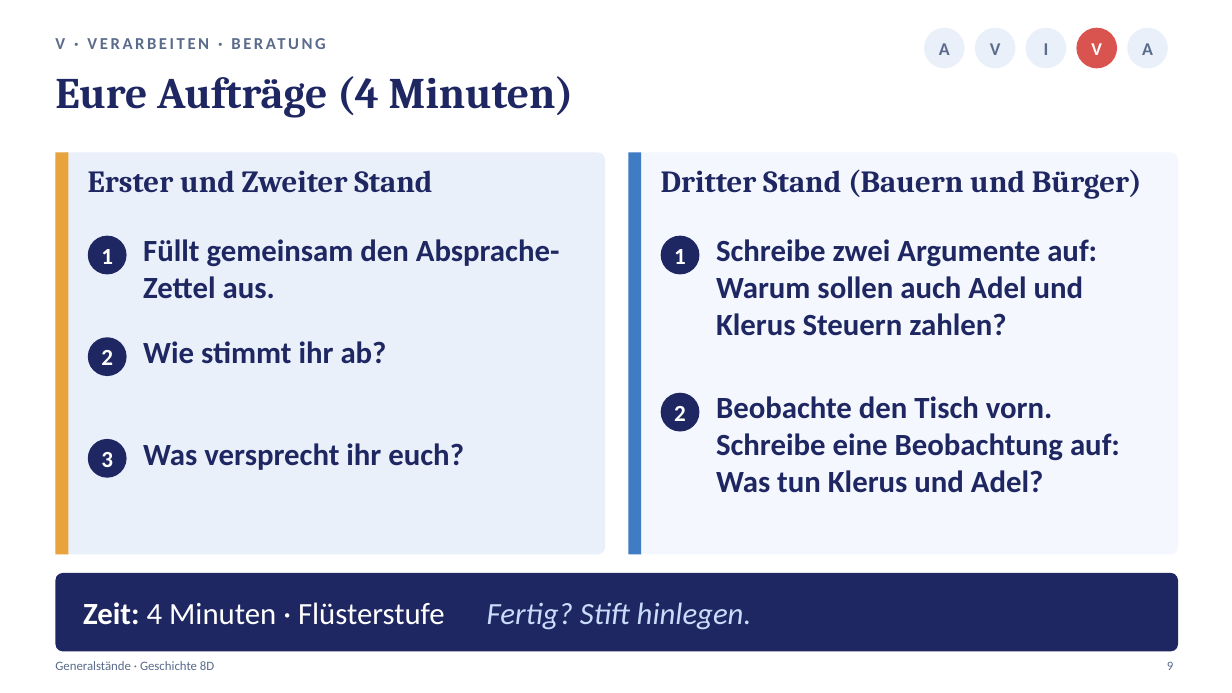
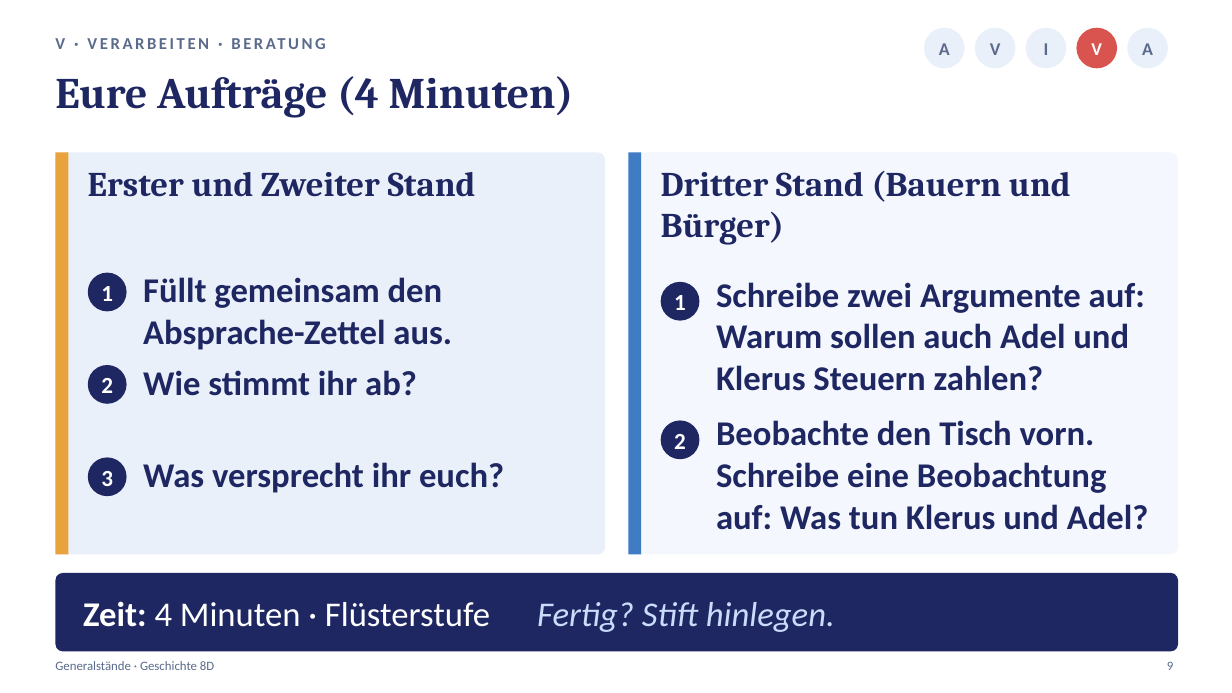
Before and after one commit to golzkonstantin-gif/Schule, a slide deck: slide 9 of Geschichte_8D/Generalstaende/Praesentation_Generalstaende_8D.pptx. Drawn at 1232x693 pixels with LibreOffice and Linux fonts; fonts in the diff are those of the drawing. Boxes give left, top, right and bottom in pixels: in the first picture for what was removed or moved away, otherwise in the second. Text is boxed around its words. In the diff, an @@ line names an element or a change of style, - is before the commit and + after.

```diff
--- a/Geschichte_8D/Generalstaende/Praesentation_Generalstaende_8D.pptx
+++ b/Geschichte_8D/Generalstaende/Praesentation_Generalstaende_8D.pptx
@@ 2 texts, 1 ellipse: place and size @@
-2 texts, 1 ellipse at [88,236,560,299]
+2 texts, 1 ellipse at [88,273,452,350]
@@ text "1": place and size @@
-text "1" at [674,249,686,264]
+text "1" at [674,295,686,310]
@@ ellipse: place and size @@
-ellipse at [661,236,700,274]
+ellipse at [661,282,700,321]
@@ size 24 to 27 pt in 8 elements at [88,172,476,197], [661,171,1071,245], [83,601,835,632], [143,462,504,493], [716,420,1149,530], [143,370,417,396], [143,277,452,350], [716,282,1145,391] @@
@@ text "Schreibe zwei Argumente auf: Warum ...": place and size @@
-text "Schreibe zwei Argumente auf: Warum ..." at [716,239,1097,336]
+text "Schreibe zwei Argumente auf: Warum ..." at [716,282,1145,391]
@@ text "Wie stimmt ihr ab?": place and size @@
-text "Wie stimmt ihr ab?" at [143,341,387,364]
+text "Wie stimmt ihr ab?" at [143,370,417,396]
@@ text "Beobachte den Tisch vorn. Schreibe ...": place and size @@
-text "Beobachte den Tisch vorn. Schreibe ..." at [716,396,1120,493]
+text "Beobachte den Tisch vorn. Schreibe ..." at [716,420,1149,530]
@@ 2 texts, 2 ellipses: place and size @@
-2 texts, 2 ellipses at [88,337,700,432]
+2 texts, 2 ellipses at [88,365,700,459]
@@ 2 texts, 1 ellipse: place and size @@
-2 texts, 1 ellipse at [88,439,464,478]
+2 texts, 1 ellipse at [88,457,504,496]
```
Also in this commit, not shown: 17 other slides changed, 21 other files.
